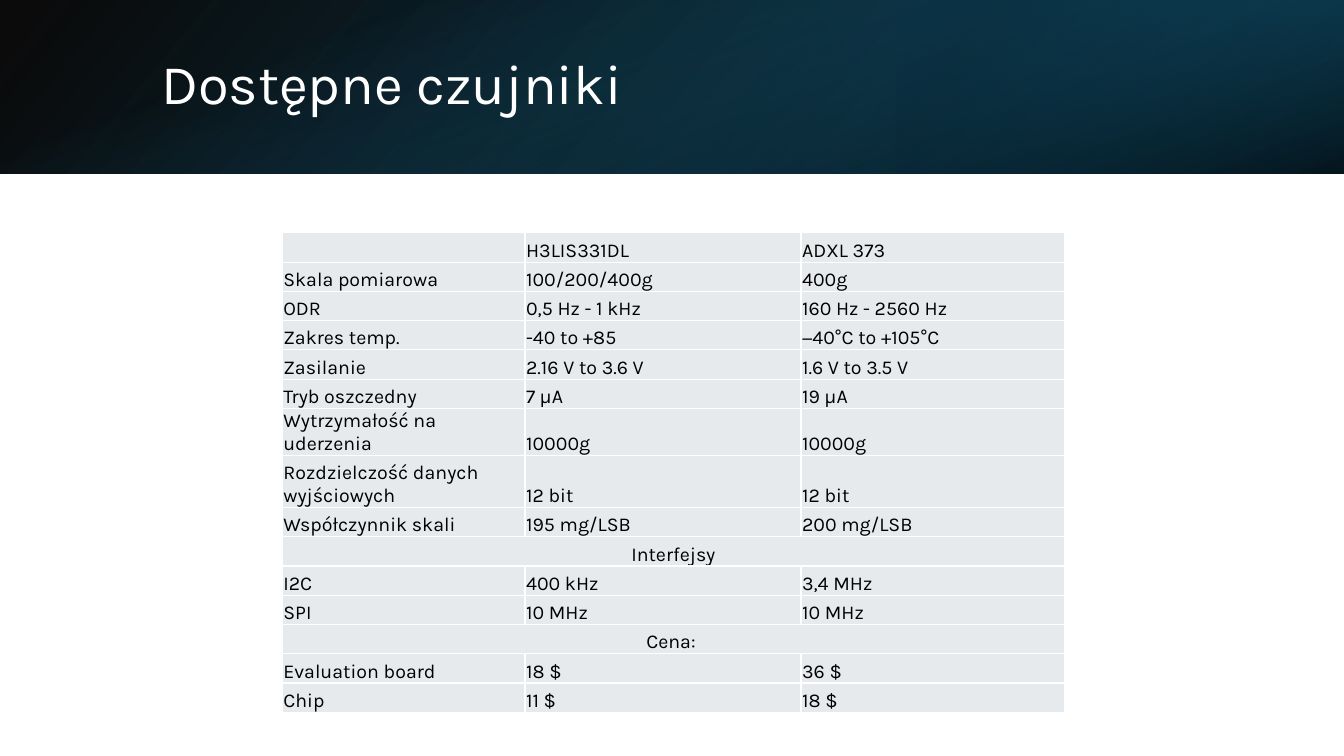
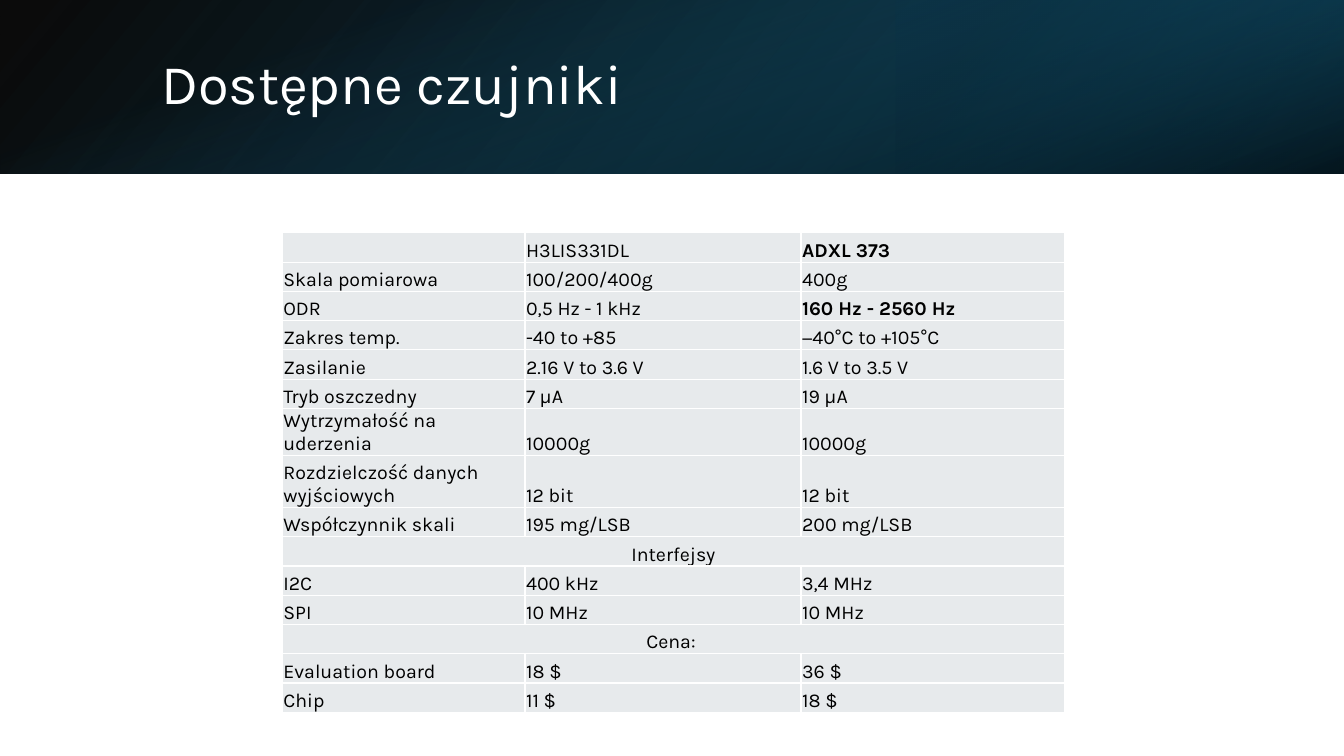
Before and after one commit to Szymek200/Smart-ball, a slide deck: slide 7 of Prezentacja/Smart-piłka_prez.pptx. Drawn at 1344x756 pixels with LibreOffice and Linux fonts; fonts in the diff are those of the drawing. Boxes give left, top, right and bottom in pixels: in the first picture for what was removed or moved away, otherwise in the second. Text is boxed around its words. In the diff, an @@ line names an element or a change of style, - is before the commit and + after.

```diff
--- a/Prezentacja/Smart-piłka_prez.pptx
+++ b/Prezentacja/Smart-piłka_prez.pptx
@@ table at bbox=[282, 233, 1065, 716] @@
@@ bold on in "ADXL 373", "160 Hz - 2560 Hz" @@
```
Also in this commit, not shown: 4 other slides changed.
